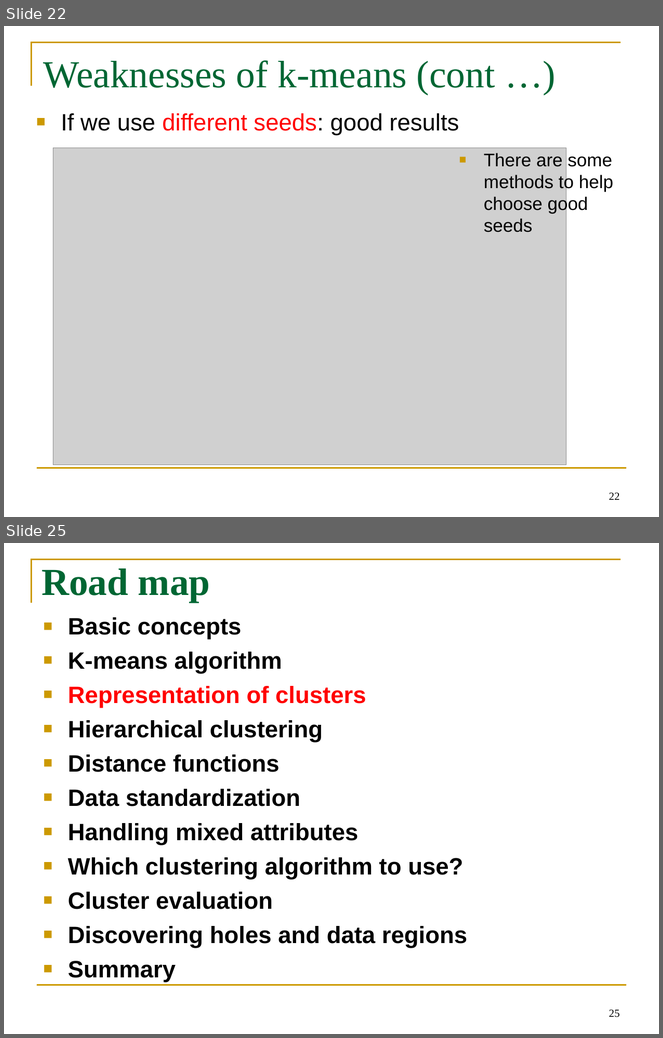
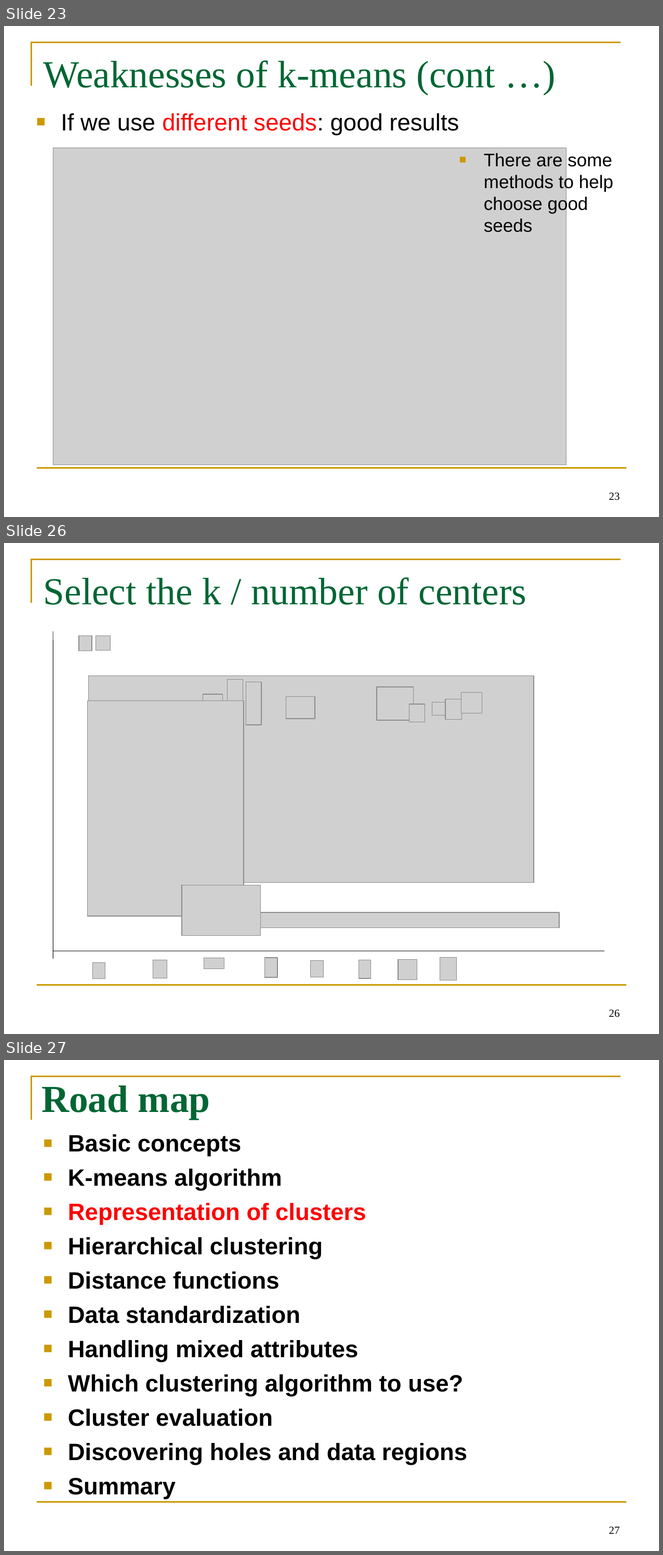
Before and after one commit to BeiyuLinCS/beiyulin.github.io, a slide deck: teach/spring_21/behavior_modeling/week7_unsupervised-learning (1).ppt. Shown one above the other, each under a label of ours: slides 22 and 25 before the commit, slides 23, 26 and 27 after it; the slides between them are not shown. The pictures are 663x1038 and 663x1555 pixels, drawn with LibreOffice and Linux fonts; fonts in the diff are those of the drawing; grey boxes stand for pictures; background and template pictures are left out. Boxes give left, top, right and bottom in pixels: in the first picture for what was removed or moved away, otherwise in the second. Text is boxed around its words. In the diff, an @@ line names an element or a change of style, - is before the commit and + after.

```diff
--- a/teach/spring_21/behavior_modeling/week7_unsupervised-learning (1).ppt
+++ b/teach/spring_21/behavior_modeling/week7_unsupervised-learning (1).ppt
@@ slide 26 added at [4,543,659,1034], background #FFFFFF; not listed: 2 template elements that a slide beside it also shows @@
@@ title added at [44,577,527,605], 42 pt, text #006633 @@
+Select the k / number of centers
@@ line added from (53, 631) to (53, 959), #000000 0.51 pt @@
@@ picture added at [79,636,92,651] @@
@@ picture added at [96,636,111,651] @@
@@ picture added at [366,855,405,883] @@
@@ picture added at [182,886,261,936] @@
@@ group added at [87,676,559,928]: 12 pictures @@
@@ line added from (604, 951) to (53, 951), #000000 0.51 pt @@
@@ picture added at [92,963,105,979] @@
@@ picture added at [153,961,167,979] @@
@@ picture added at [204,958,224,969] @@
@@ picture added at [265,958,278,977] @@
@@ picture added at [311,961,324,978] @@
@@ picture added at [359,961,371,979] @@
@@ picture added at [399,960,417,980] @@
@@ picture added at [440,958,457,981] @@
@@ page number added at [609,1010,620,1018], 12 pt, text #000000 @@
+26
@@ what was slide 22 is now slide 23 @@
@@ page number at [609,493,620,501]: text changed @@
-22
+23
@@ what was slide 25 is now slide 27 @@
@@ page number at [609,1527,620,1534]: text changed @@
-25
+27
```
Also in this commit, not shown: 25 slides changed, 1 other slide added, 22 other files.
